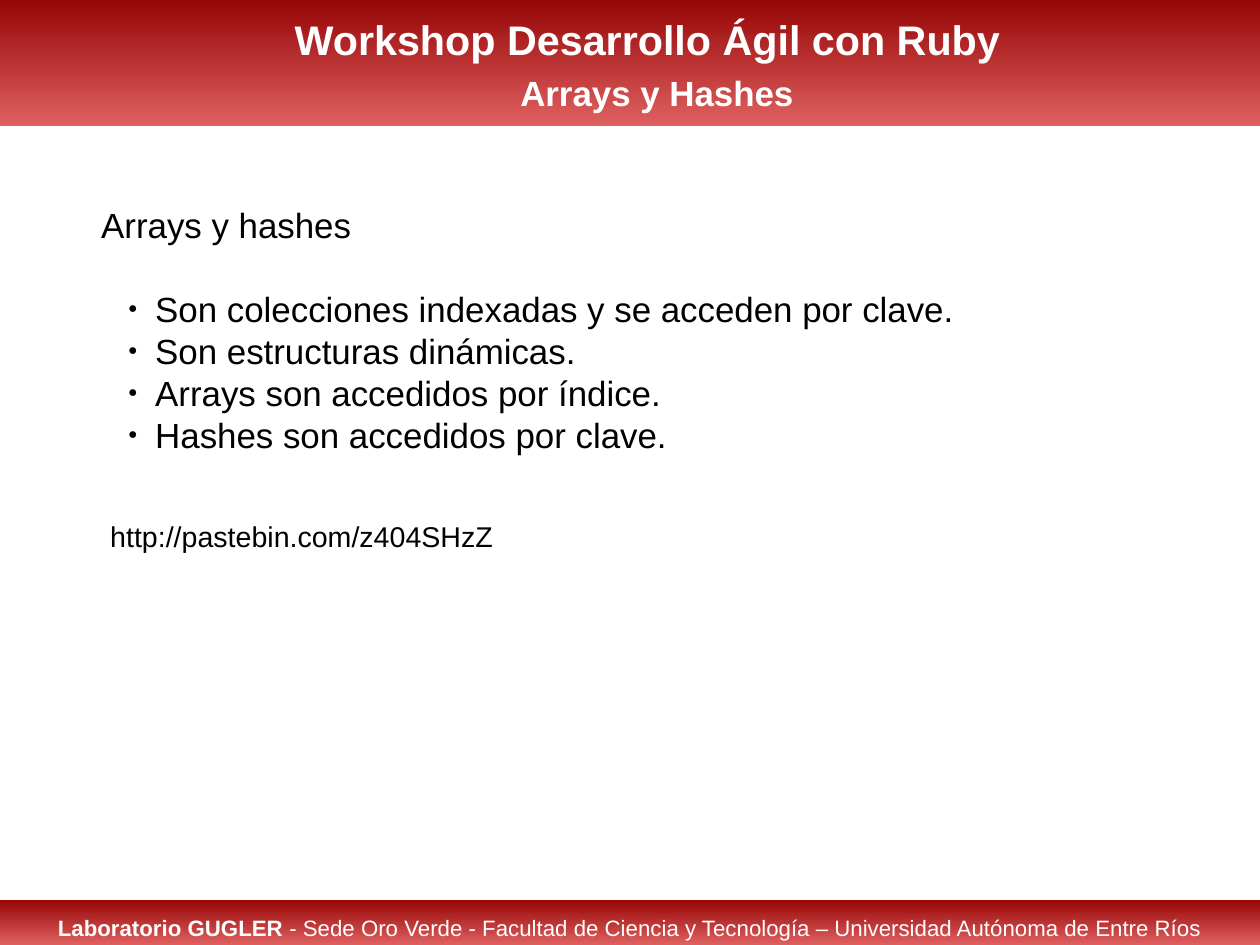
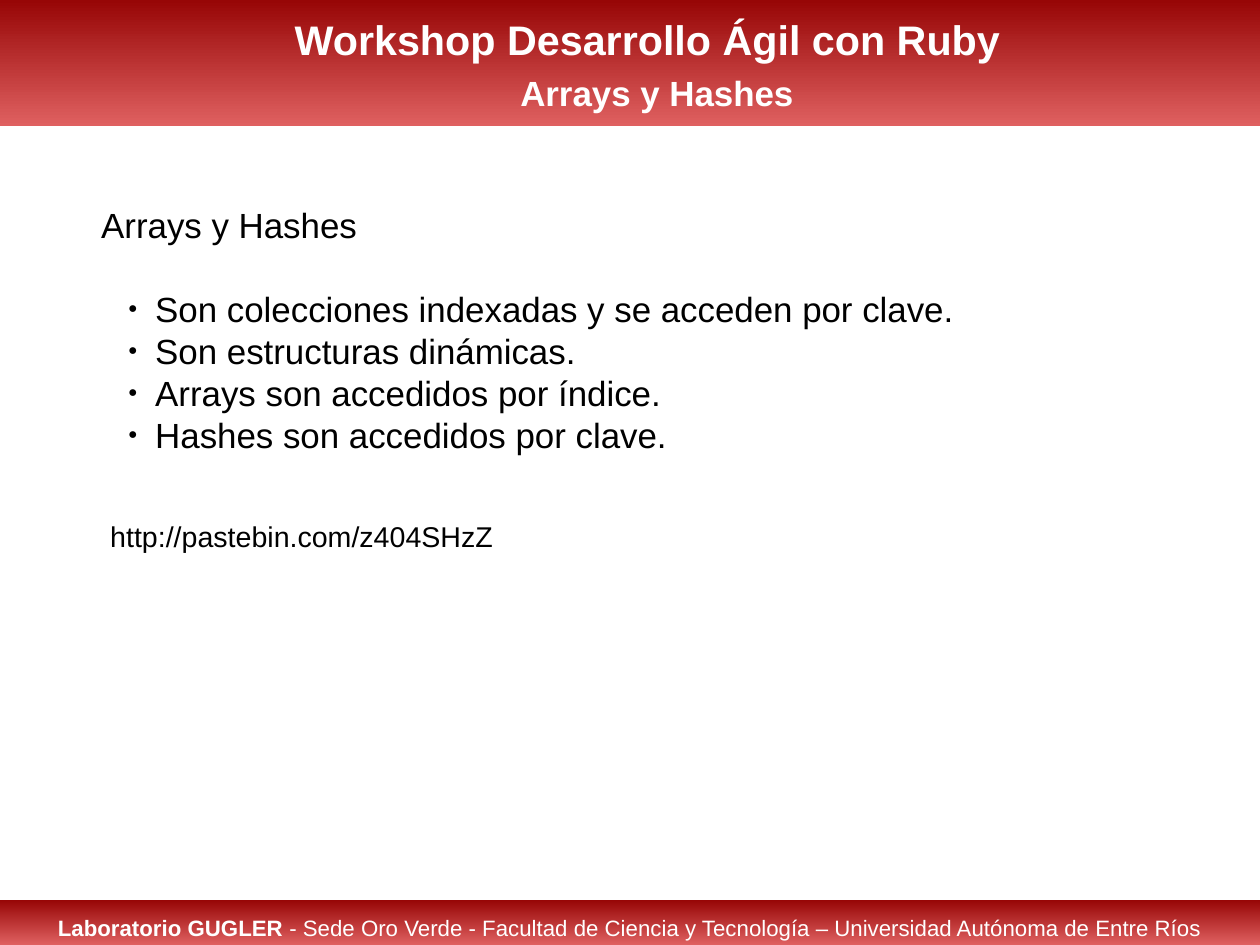
Before and after one commit to jchiavaro/ruby-workshop, a slide deck: slide 6 of doc/ruby-fundamentals.odp. Drawn at 1260x945 pixels with LibreOffice and Linux fonts; fonts in the diff are those of the drawing. Boxes give left, top, right and bottom in pixels: in the first picture for what was removed or moved away, otherwise in the second. Text is boxed around its words. In the diff, an @@ line names an element or a change of style, - is before the commit and + after.

```diff
--- a/doc/ruby-fundamentals.odp
+++ b/doc/ruby-fundamentals.odp
@@ text at (101,212,357,245): text changed @@
-Arrays y hashes
+Arrays y Hashes
```
Also in this commit, not shown: 1 other slide changed, 2 other files.
